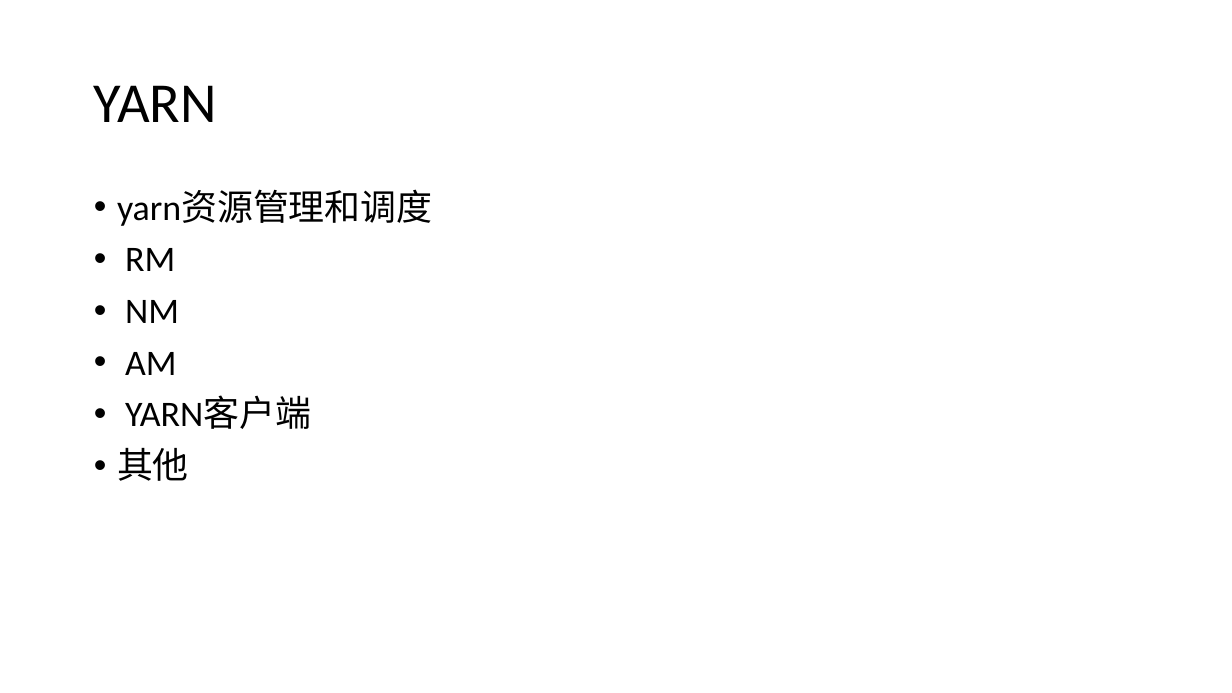
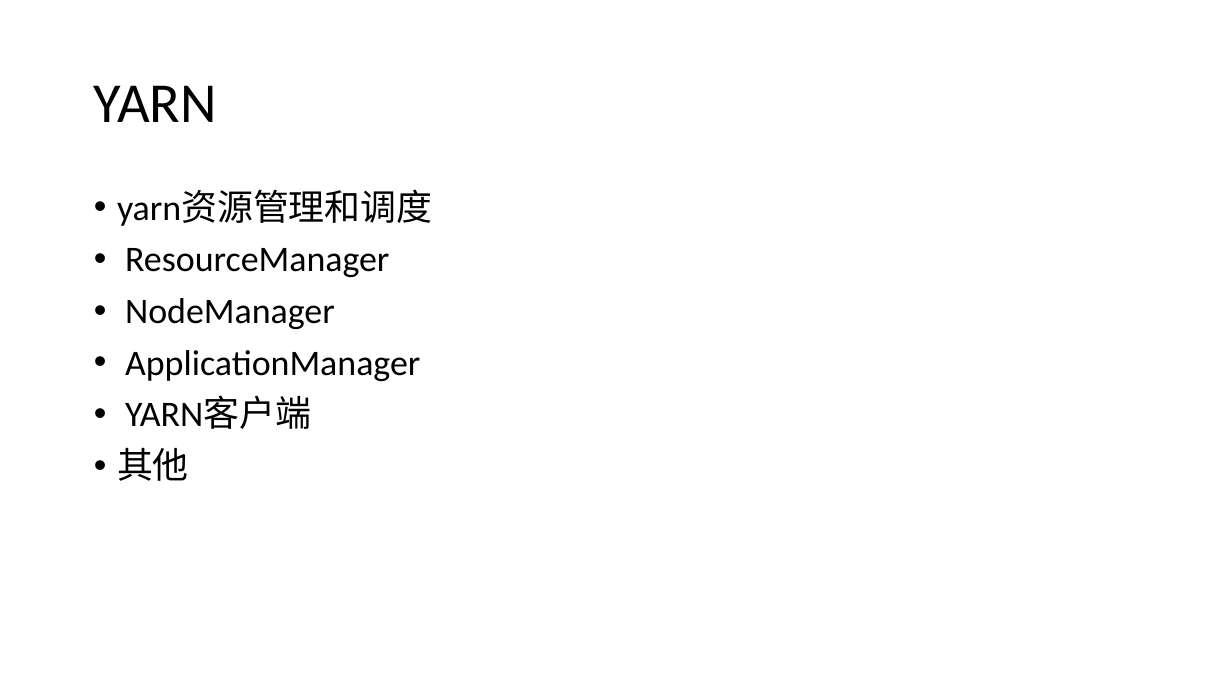
Before and after one commit to loull521/hadoop-yarn-src-read, a slide deck: slide 2 of ppt/Hadoop_2.4.1_YARN_source_code_read.pptx. Drawn at 1232x693 pixels with LibreOffice and Linux fonts; fonts in the diff are those of the drawing. Boxes give left, top, right and bottom in pixels: in the first picture for what was removed or moved away, otherwise in the second. Text is boxed around its words. In the diff, an @@ line names an element or a change of style, - is before the commit and + after.

```diff
--- a/ppt/Hadoop_2.4.1_YARN_source_code_read.pptx
+++ b/ppt/Hadoop_2.4.1_YARN_source_code_read.pptx
@@ text at <box>125,248,420,381</box>: text changed @@
-• RM
-• NM
-• AM
+• ResourceManager
+• NodeManager
+• ApplicationManager
```
Also in this commit, not shown: 1 other slide changed, 2 slides removed, 1 other file.
